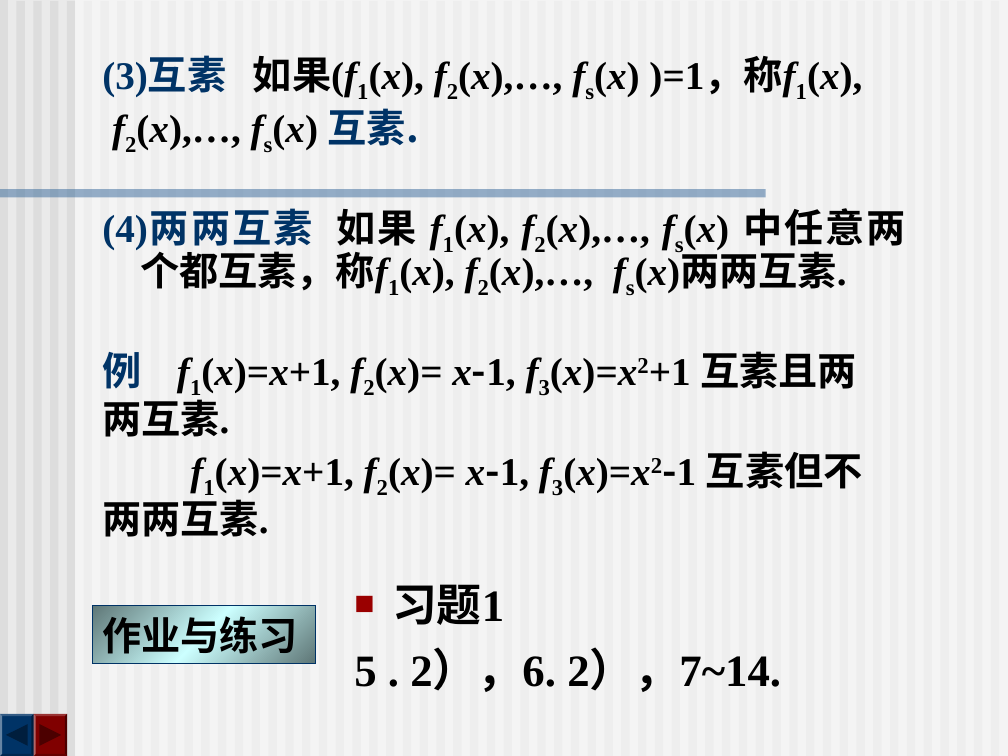
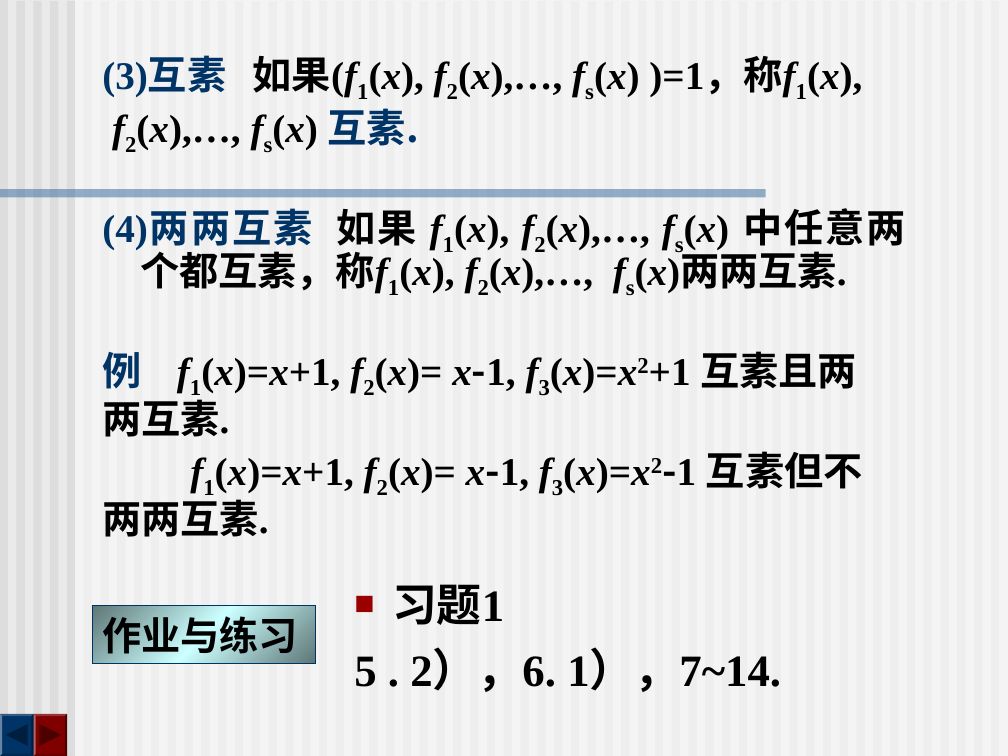
Before and after one commit to zhangbiaomath/zhangbiaomath.github.io, a slide deck: slide 54 of teaching/gaodai/课件/第1章-多项式.ppt (slide 55 before the commit). Drawn at 1008x756 pixels with LibreOffice and Linux fonts; fonts in the diff are those of the drawing. Boxes give left, top, right and bottom in pixels: in the first picture for what was removed or moved away, otherwise in the second. Text is boxed around its words. In the diff, an @@ line names an element or a change of style, - is before the commit and + after.

Commit message:
fd

```diff
--- a/teaching/gaodai/课件/第1章-多项式.ppt
+++ b/teaching/gaodai/课件/第1章-多项式.ppt
@@ text at (354, 651, 781, 692): text changed @@
-5 . 2），6. 2），7~14.
+5 . 2），6. 1），7~14.
```
Also in this commit, not shown: 2 other slides changed, 1 slide removed.
